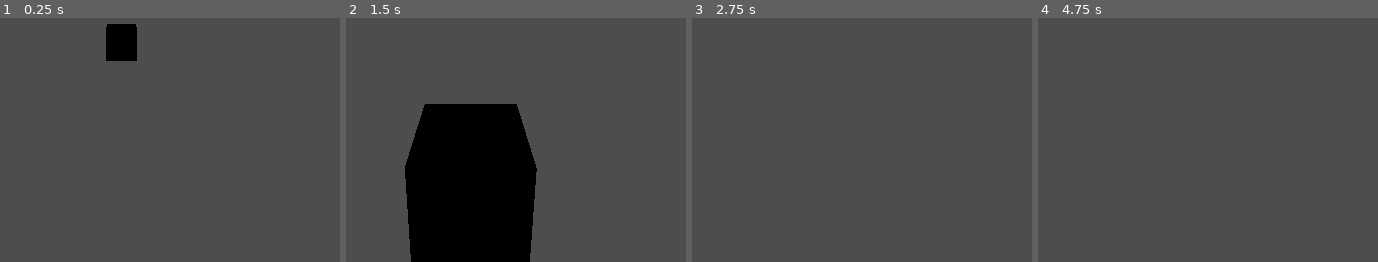
Above: before the commit, frames 1-4 (left to right).
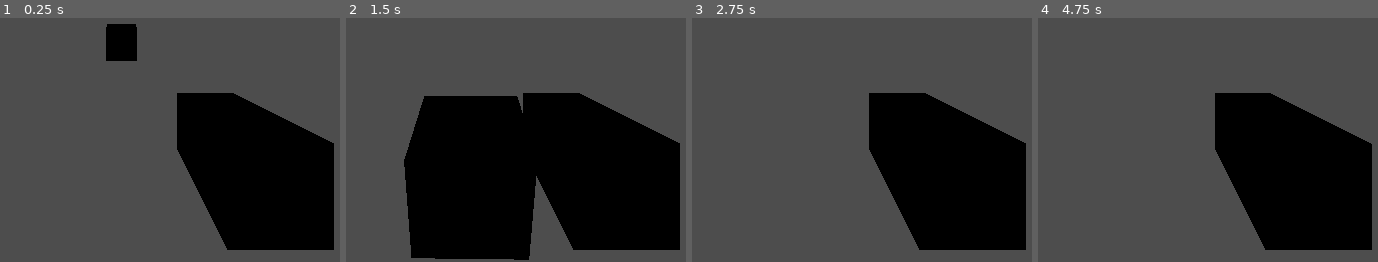
Above: after the commit, the same moments.

Repository: TheExpert24/America250-production
Game: Godot game, scene res://main_3d.tscn
The game is run twice, just before and just after one commit, with the same random seed, the same clock (stepped at 60 frames per second) and the same inputs. This scene is started directly instead of the project's main scene.
Inputs (mouse positions are in pixels of both pictures, inside the frame that each line leads up to):
- Up to frame 1 (0.25 s): no input
- Up to frame 2 (1.5 s): tap Enter at 0.5 s; move the mouse to (512, 35) at 0.52 s; hold Up (ui_up) from 0.53 s (still down); click (512, 35) at 0.67 s; move the mouse to (427, 39) at 1.27 s; click (427, 39) at 1.42 s
- Up to frame 3 (2.75 s): keep holding Up (ui_up); move the mouse to (834, 30) at 2.02 s; click (834, 30) at 2.17 s
- Up to frame 4 (4.75 s): keep holding Up (ui_up); tap Space at 2.75, 4.25 s; move the mouse to (1150, 44) at 2.77 s; click (1150, 44) at 2.92 s; tap Enter at 3.5 s; move the mouse to (1218, 42) at 3.52 s; click (1218, 42) at 3.67 s; move the mouse to (1099, 32) at 4.27 s; click (1099, 32) at 4.42 s

The runs differ from the first frame. In frame 1, 24% of the frame differs, in the area x 52-99%, y 30-96%; in frame 2, 25%, in the area x 17-99%, y 30-100%; in frame 3, 24%; in frame 4, 24%.

Commit message:
muskets and the british can die now

Diff:
--- a/Enemy.gd
+++ b/Enemy.gd
@@ -1,6 +1,7 @@
-extends Node3D
+extends StaticBody3D
 
-@export var speed := 2.0
+var health := 50
+var alive := true
 
 var attack_timer := 0.0
 var player
@@ -8,24 +9,33 @@
 func _ready():
 	player = get_parent().get_node("Player")
 
+func take_damage(amount):
+	if !alive:
+		return
+
+	health -= amount
+	print("Enemy HP:", health)
+
+	if health <= 0:
+		alive = false
+		queue_free()
+
 func _process(delta):
+	if !player or !player.alive or !alive:
+		return
+
 	attack_timer -= delta
 
-	if player:
-		var direction = (player.global_position - global_position).normalized()
+	var direction = (player.global_position - global_position).normalized()
+	global_position += direction * 2.0 * delta
 
-		global_position += direction * speed * delta
+	look_at(Vector3(
+		player.global_position.x,
+		global_position.y,
+		player.global_position.z
+	), Vector3.UP)
 
-		look_at(
-			Vector3(
-				player.global_position.x,
-				global_position.y,
-				player.global_position.z
-			),
-			Vector3.UP
-		)
-
-		if global_position.distance_to(player.global_position) < 1.5:
-			if attack_timer <= 0:
-				player.take_damage(10)
-				attack_timer = 1.0
+	if global_position.distance_to(player.global_position) < 1.5:
+		if attack_timer <= 0:
+			player.take_damage(10)
+			attack_timer = 1.0
--- a/main_3d.tscn
+++ b/main_3d.tscn
@@ -6,7 +6,12 @@
 [sub_resource type="BoxMesh" id="BoxMesh_aas03"]
 size = Vector3(50, 1, 50)
 
+[sub_resource type="BoxMesh" id="BoxMesh_pt58c"]
+size = Vector3(0.2, 0.2, 0.5)
+
 [sub_resource type="BoxMesh" id="BoxMesh_wiwsh"]
+
+[sub_resource type="BoxShape3D" id="BoxShape3D_pt58c"]
 
 [node name="Main3D" type="Node3D" unique_id=1747885889]
 
@@ -26,10 +31,19 @@
 transform = Transform3D(1, 0, 0, 0, 0.9659259, 0.25881907, 0, -0.25881907, 0.9659258, 0, 1.8, 0)
 current = true
 
-[node name="Enemy" type="Node3D" parent="." unique_id=1141579975]
+[node name="Gun" type="Node3D" parent="Player/Neck/Camera3D" unique_id=688569383]
+
+[node name="MeshInstance3D" type="MeshInstance3D" parent="Player/Neck/Camera3D/Gun" unique_id=55217862]
+transform = Transform3D(1, 0, 0, 0, 1, 0, 0, 0, 1, 0.3, -0.3, -0.8)
+mesh = SubResource("BoxMesh_pt58c")
+
+[node name="Enemy" type="StaticBody3D" parent="." unique_id=1937601318 groups=["enemy"]]
 transform = Transform3D(1, 0, 0, 0, 1, 0, 0, 0, 1, 0, 0, -10)
 script = ExtResource("2_pt58c")
 
 [node name="MeshInstance3D" type="MeshInstance3D" parent="Enemy" unique_id=1365979529]
 transform = Transform3D(1, 0, 0, 0, 1, 0, 0, 0, 1, 0, 1, 0)
 mesh = SubResource("BoxMesh_wiwsh")
+
+[node name="CollisionShape3D" type="CollisionShape3D" parent="Enemy" unique_id=746602221]
+shape = SubResource("BoxShape3D_pt58c")
--- a/player.gd
+++ b/player.gd
@@ -1,15 +1,42 @@
 extends CharacterBody3D
 
 @export var speed := 5.0
-
 var alive := true
 var health := 100
-
+var can_shoot := true
+var fire_rate := 0.25
+@onready var camera = $Neck/Camera3D
 @onready var neck = $Neck
 
 func _ready():
 	Input.mouse_mode = Input.MOUSE_MODE_CAPTURED
+func shoot():
+	if !can_shoot:
+		return
 
+	can_shoot = false
+
+	# recoil
+	rotate_x(deg_to_rad(-1.0))
+
+	# raycast
+	var space_state = get_world_3d().direct_space_state
+	var start = camera.global_position
+	var end = start + (-camera.global_transform.basis.z * 100)
+
+	var query = PhysicsRayQueryParameters3D.create(start, end)
+	var result = space_state.intersect_ray(query)
+
+	if result:
+		var collider = result["collider"]
+		print("HIT:", collider)
+		if collider.has_method("take_damage"):
+			collider.take_damage(25)
+	else:
+		print("MISS")
+
+	await get_tree().create_timer(fire_rate).timeout
+	can_shoot = true
 func take_damage(amount):
 	if !alive:
 		return
@@ -27,6 +54,9 @@
 		Input.mouse_mode = Input.MOUSE_MODE_VISIBLE
 
 func _unhandled_input(event):
+	if event is InputEventMouseButton:
+		if event.button_index == MOUSE_BUTTON_LEFT and event.pressed:
+			shoot()
 	if event.is_action_pressed("ui_cancel"):
 		Input.mouse_mode = Input.MOUSE_MODE_VISIBLE
 
